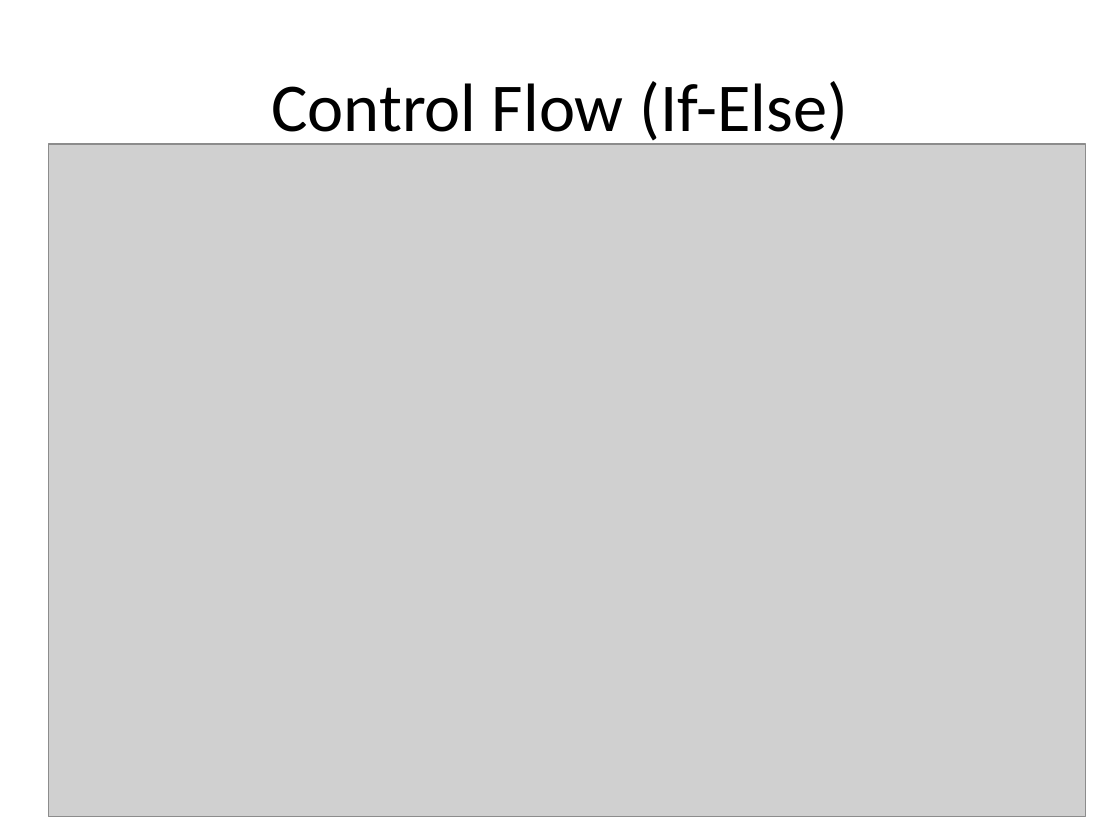
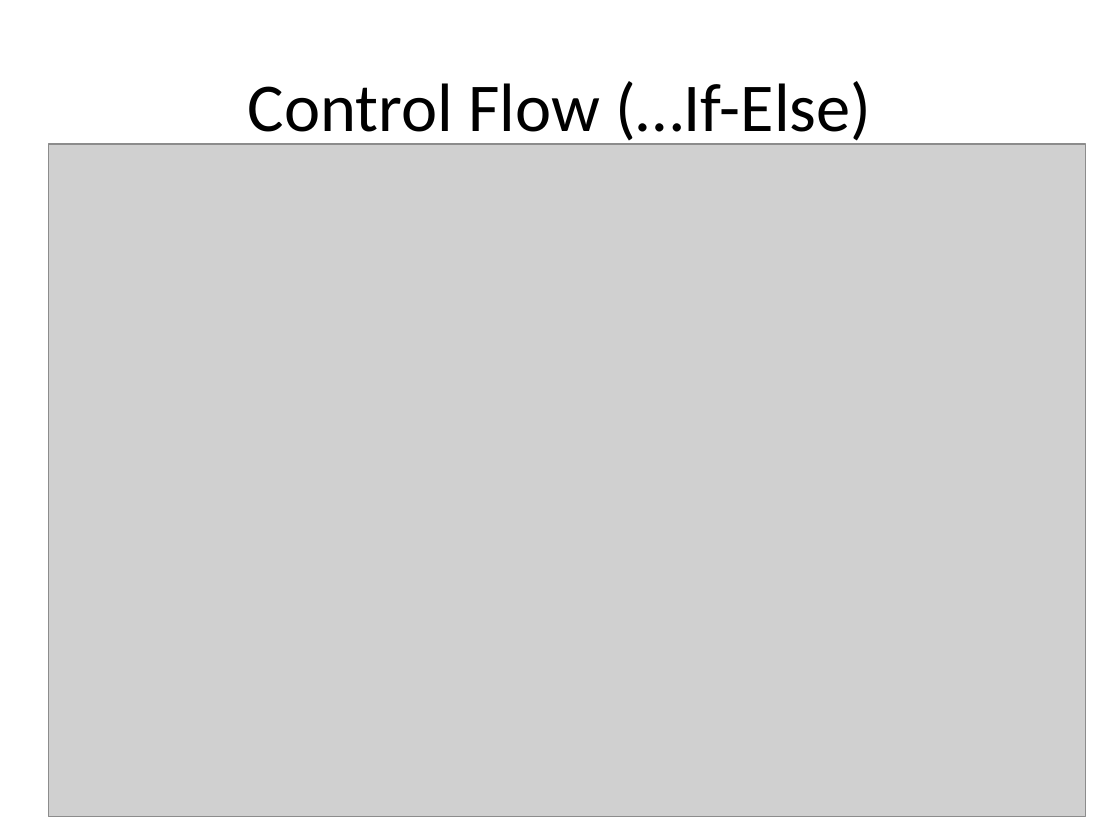
Before and after one commit to milhcbt/oot-aide, a slide deck: slide 30 of src/main/resources/Dasar-Dasar Pemograman Java.pptx (slide 24 before the commit). Drawn at 1120x840 pixels with LibreOffice and Linux fonts; fonts in the diff are those of the drawing; grey boxes stand for pictures. Boxes give left, top, right and bottom in pixels: in the first picture for what was removed or moved away, otherwise in the second. Text is boxed around its words. In the diff, an @@ line names an element or a change of style, - is before the commit and + after.

```diff
--- a/src/main/resources/Dasar-Dasar Pemograman Java.pptx
+++ b/src/main/resources/Dasar-Dasar Pemograman Java.pptx
@@ title at (248,81,872,147): text changed @@
-Control Flow (If-Else)
+Control Flow (…If-Else)
```
Also in this commit, not shown: 2 other slides changed, 12 slides added.
